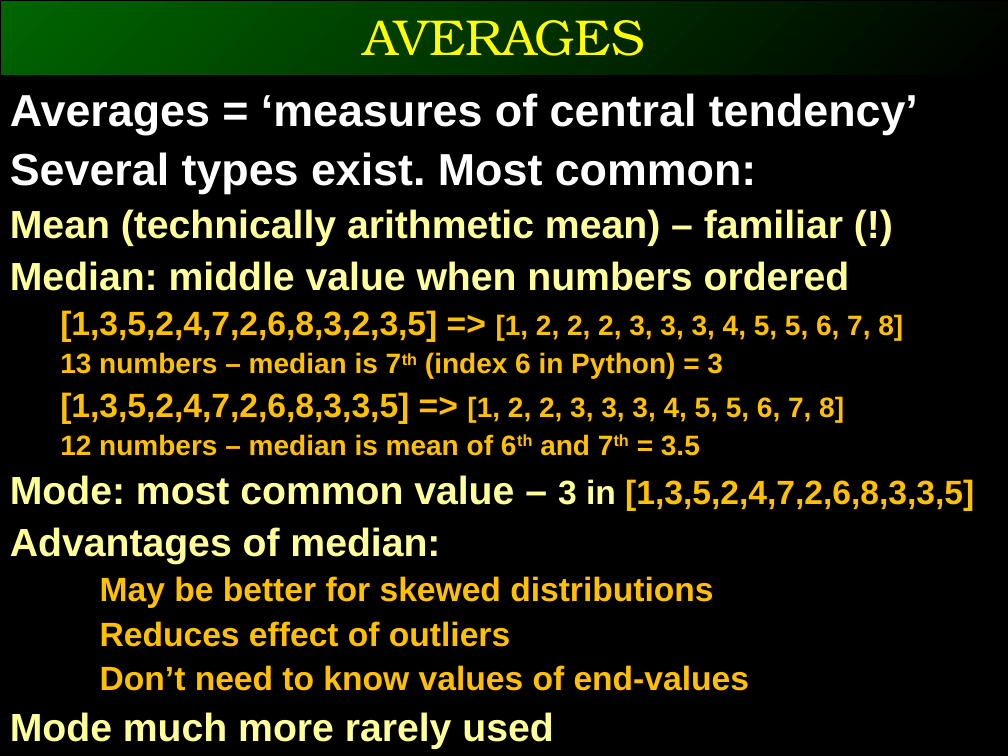
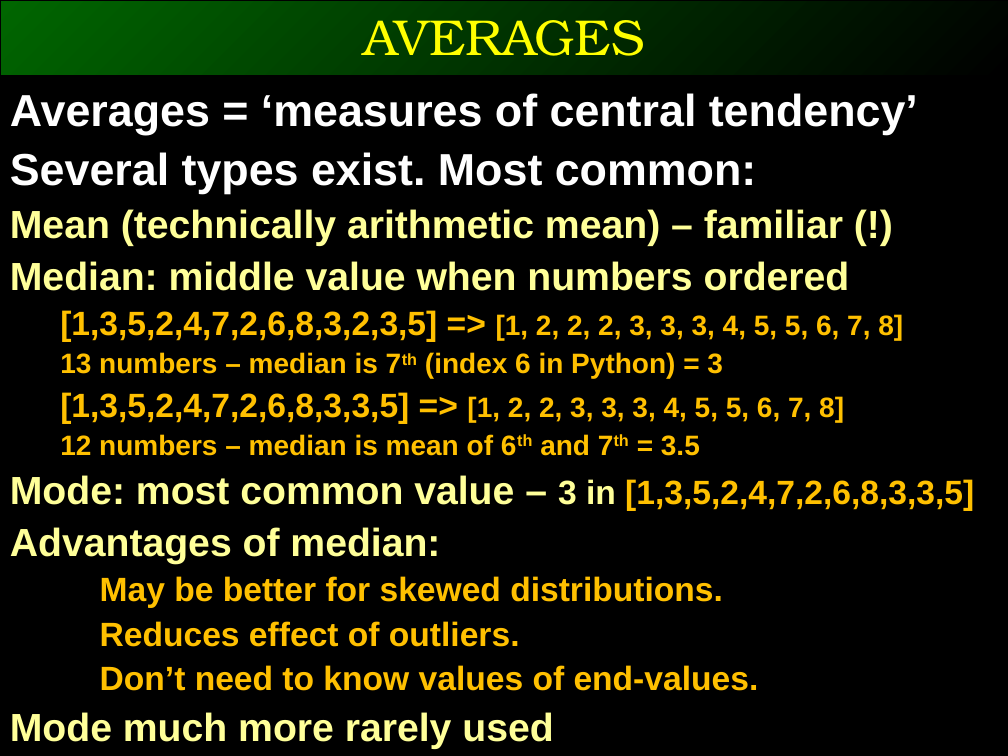
Before and after one commit to ggorman/Introduction-to-stats-for-geoscientists, a slide deck: slide 9 of slides/CSFG5.pptx. Drawn at 1008x756 pixels with LibreOffice and Linux fonts; fonts in the diff are those of the drawing. Boxes give left, top, right and bottom in pixels: in the first picture for what was removed or moved away, otherwise in the second. Text is boxed around its words. In the diff, an @@ line names an element or a change of style, - is before the commit and + after.

```diff
--- a/slides/CSFG5.pptx
+++ b/slides/CSFG5.pptx
@@ text at (100,576,759,691): text changed @@
-May be better for skewed distributions
-Reduces effect of outliers
-Don’t need to know values of end-values
+May be better for skewed distributions.
+Reduces effect of outliers.
+Don’t need to know values of end-values.
```
Also in this commit, not shown: 13 other slides changed, 2 slides added, 1 slide removed.
